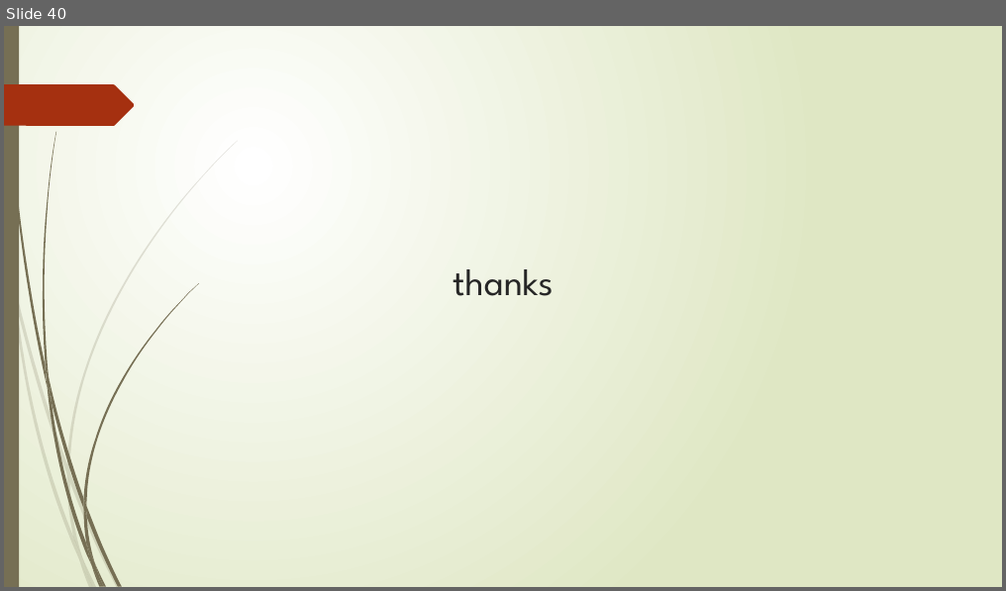
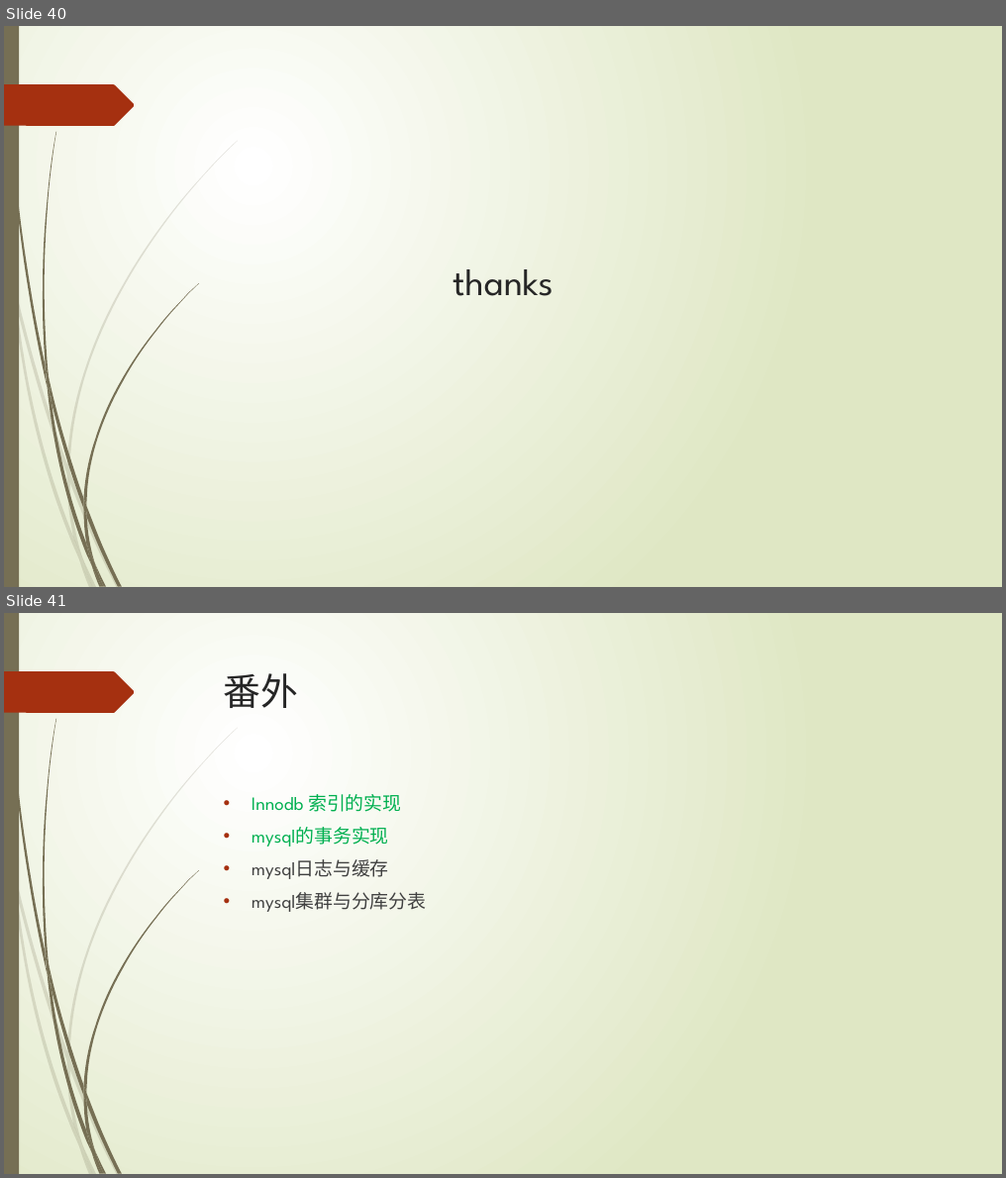
Before and after one commit to TopSpoofer/learning, a slide deck: mysql/mysql的事务实现.pptx. Shown one above the other, each under a label of ours: slide 40 before the commit, slides 40 and 41 after it. The pictures are 1006x591 and 1006x1178 pixels, drawn with LibreOffice and Linux fonts; fonts in the diff are those of the drawing. Boxes give left, top, right and bottom in pixels: in the first picture for what was removed or moved away, otherwise in the second. Text is boxed around its words. In the diff, an @@ line names an element or a change of style, - is before the commit and + after.

Commit message:
完善mysql 事务ppt

```diff
--- a/mysql/mysql的事务实现.pptx
+++ b/mysql/mysql的事务实现.pptx
@@ slide 41 added at (x1=4, y1=613, x2=1002, y2=1174), background gradient #FFFFFF to #DFE8C4; not listed: 24 template elements that a slide beside it also shows @@
@@ title added at (x1=224, y1=673, x2=299, y2=708), 36 pt, text #262626 @@
+番外
@@ text added at (x1=252, y1=794, x2=427, y2=912), 18 pt, text #404040 @@
+• Innodb 索引的实现
+• mysql的事务实现
+• mysql日志与缓存
+• mysql集群与分库分表
```
Also in this commit, not shown: 7 slides changed, 1 slide removed.
